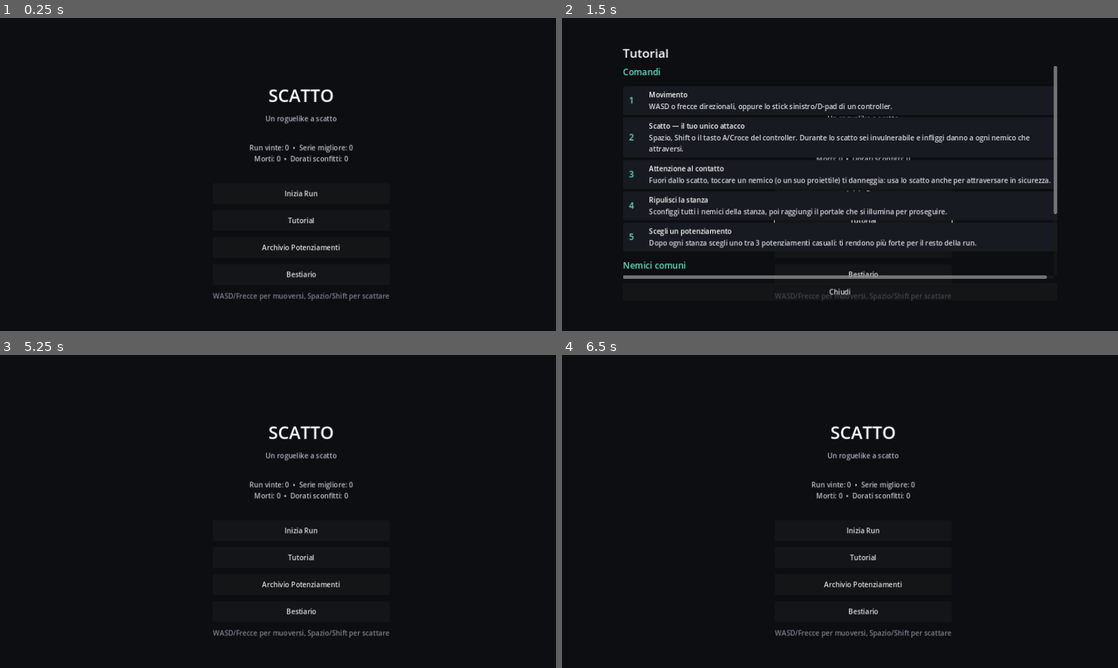
Above: before the commit, frames 1-4 (two rows, left to right).
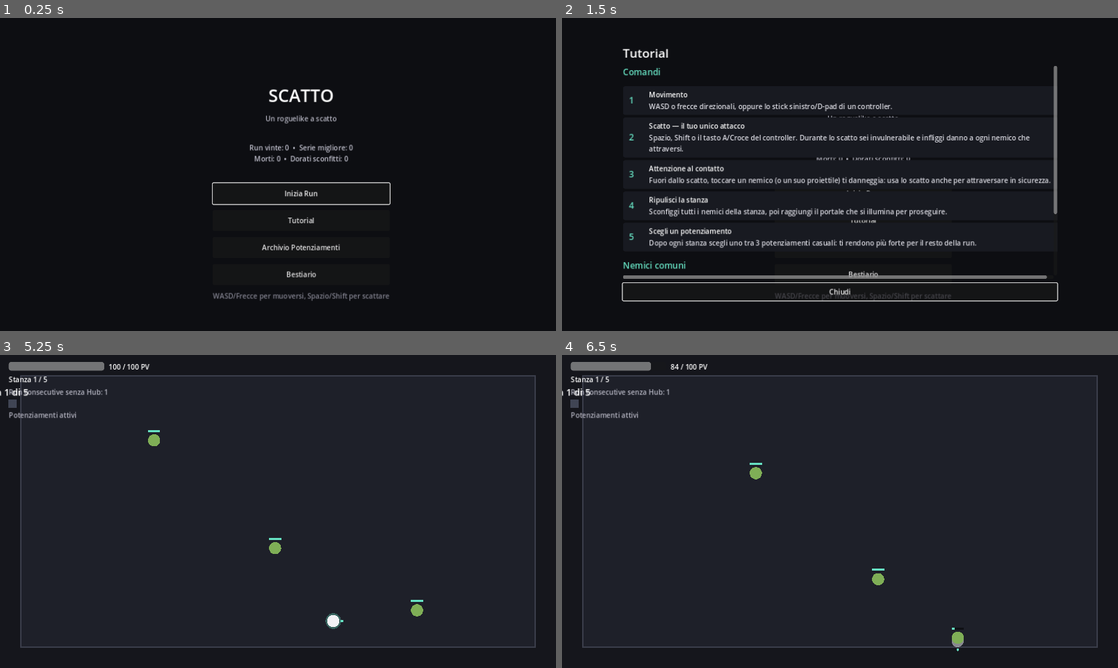
Above: after the commit, the same moments.

Repository: XandredKaze/Scatto
Game: Godot game, scene res://scenes/Main.tscn
Same seed, same stepped clock (60 frames per second), same inputs: the game is played once before the commit and once after it.
Inputs (mouse positions are in pixels of both pictures, inside the frame that each line leads up to):
- Up to frame 1 (0.25 s): no input
- Up to frame 2 (1.5 s): click "Tutorial" at 0.5 s; click "Archivio Potenziamenti" at 1.25 s
- Up to frame 3 (5.25 s): click "Bestiario" at 2 s; click "Inizia Run" at 2.75 s; click "Inizia Run" at 3.5 s; click "Chiudi" at 4.25 s; tap Enter (ui_accept) at 5 s; move the mouse to (400, 495) at 5.02 s; hold D (move_right) from 5.03 s (still down); tap Space (dash) at 5.1 s; click (400, 495) at 5.17 s
- Up to frame 4 (6.5 s): tap Enter (ui_accept) at 5.27, 5.3, 5.57, 5.85, 6.02, 6.32 s; move the mouse to (728, 527) at 5.77 s; release D (move_right) at 5.78 s; hold S (move_down) from 5.78 s (still down); tap Space (dash) at 6.05 s

The runs differ from the first frame. In frame 1, 0.3% of the frame differs, in the area x 38-71%, y 52-60%; in frame 2, 0.6%; in frame 3, 4.0%, in the area x 0-97%, y 2-94%; in frame 4, 3.8%.

Commit message:
Rende navigabili da controller i menu dell'Hub e la scelta potenziamenti
Le azioni predefinite di Godot per la navigazione nei menu (ui_up/down/
left/right) hanno già un binding joypad nativo; mancava solo il tasto
di conferma/annulla. InputSetup.gd ora aggiunge ui_accept -> tasto A e
ui_cancel -> tasto B del controller (idempotente, non tocca i binding
da tastiera già presenti).

Ogni schermata a pulsanti mette ora a fuoco un'opzione di default non
appena diventa visibile, cosí un controller ha sempre un punto di
partenza da cui navigare invece di restare senza nulla selezionato:
"Inizia Run" nell'Hub (ripristinato anche alla chiusura di Archivio/
Bestiario/Tutorial), il primo potenziamento nella scelta di fine
stanza (ricalcolato ad ogni apertura, dato che le carte cambiano),
"Continua" in fine run e "Torna all'Hub" in game over.

Approfittando della modifica, uniforma anche lo sfondo di
RunCompleteScreen e GameOverScreen (alpha 235->255) allo stesso fix
di opacità già applicato ad Archivio/Bestiario/Scelta potenziamento,
cosí il testo della schermata sottostante non trapela più da nessuna
overlay del gioco.

Aggiunge test di regressione in SmokeTest.gd per i binding joypad di
ui_accept/ui_cancel e per il focus iniziale nell'Hub e nella scelta
potenziamenti; irrobustisce inoltre due attese a conteggio di frame
fisso (già presenti) con un ciclo a condizione per eliminare una
flakiness intermittente osservata in headless sotto sandbox.

Diff:
--- a/scripts/core/InputSetup.gd
+++ b/scripts/core/InputSetup.gd
@@ -6,6 +6,12 @@
 # controller (stick sinistro/D-pad per il movimento, tasto A/Croce per
 # lo scatto) senza dover scrivere a mano il formato [input] del progetto.
 # Chiamata una sola volta all'avvio (Main._ready()).
+#
+# Le azioni predefinite di Godot per la navigazione nei menu (ui_up/down/
+# left/right) hanno già un binding joypad nativo (stick sinistro e D-pad);
+# manca solo il tasto di conferma/annulla, aggiunto qui a ui_accept/ui_cancel
+# cosí i pulsanti dell'Hub e della scelta dei potenziamenti sono navigabili
+# e selezionabili anche da controller.
 
 static func ensure_actions() -> void:
 	_ensure_move_axis("move_left", KEY_A, KEY_LEFT, JOY_AXIS_LEFT_X, -1.0, JOY_BUTTON_DPAD_LEFT)
@@ -13,6 +19,8 @@
 	_ensure_move_axis("move_up", KEY_W, KEY_UP, JOY_AXIS_LEFT_Y, -1.0, JOY_BUTTON_DPAD_UP)
 	_ensure_move_axis("move_down", KEY_S, KEY_DOWN, JOY_AXIS_LEFT_Y, 1.0, JOY_BUTTON_DPAD_DOWN)
 	_ensure_dash()
+	_ensure_joypad_button_on_action("ui_accept", JOY_BUTTON_A)
+	_ensure_joypad_button_on_action("ui_cancel", JOY_BUTTON_B)
 
 static func _ensure_move_axis(action: String, key1: Key, key2: Key, axis: JoyAxis, axis_value: float, dpad_button: JoyButton) -> void:
 	if InputMap.has_action(action):
@@ -52,3 +60,13 @@
 	var joy_btn := InputEventJoypadButton.new()
 	joy_btn.button_index = JOY_BUTTON_A
 	InputMap.action_add_event("dash", joy_btn)
+
+static func _ensure_joypad_button_on_action(action: String, button: JoyButton) -> void:
+	if not InputMap.has_action(action):
+		return
+	for event in InputMap.action_get_events(action):
+		if event is InputEventJoypadButton and event.button_index == button:
+			return
+	var joy_btn := InputEventJoypadButton.new()
+	joy_btn.button_index = button
+	InputMap.action_add_event(action, joy_btn)
--- a/scripts/screens/Run.gd
+++ b/scripts/screens/Run.gd
@@ -255,6 +255,7 @@
 	boss.queue_free()
 	run_complete_screen.show_summary(streak_run_index, was_special)
 	run_complete_screen.show()
+	run_complete_screen.continue_btn.grab_focus()
 
 func _on_room_exit() -> void:
 	# Disattiva subito il portale: restare fermi al suo interno non deve
@@ -262,8 +263,8 @@
 	room_cleared = false
 	arena_visual.set_exit_active(false)
 	var choices := _roll_powerup_choices(3)
+	powerup_choice_screen.show()
 	powerup_choice_screen.show_choices(choices, room_number)
-	powerup_choice_screen.show()
 
 func _roll_powerup_choices(count: int) -> Array:
 	var pool: Array = GameData.get_regular_powerup_pool().duplicate()
@@ -316,6 +317,7 @@
 	SaveManager.record_death()
 	game_over_screen.show_summary(room_number, streak_run_index)
 	game_over_screen.show()
+	game_over_screen.hub_btn.grab_focus()
 	streak_run_index = 0
 
 func _on_continue_pressed() -> void:
--- a/scripts/ui/ArchiveScreen.gd
+++ b/scripts/ui/ArchiveScreen.gd
@@ -8,6 +8,7 @@
 signal closed
 
 var list_box: VBoxContainer
+var close_btn: Button
 
 func _ready() -> void:
 	set_anchors_preset(Control.PRESET_FULL_RECT)
@@ -38,7 +39,7 @@
 	list_box.add_theme_constant_override("separation", 6)
 	scroll.add_child(list_box)
 
-	var close_btn := Button.new()
+	close_btn = Button.new()
 	close_btn.text = "Chiudi"
 	close_btn.custom_minimum_size = Vector2(140, 40)
 	close_btn.pressed.connect(func(): closed.emit())
--- a/scripts/ui/BestiaryScreen.gd
+++ b/scripts/ui/BestiaryScreen.gd
@@ -8,6 +8,7 @@
 signal closed
 
 var list_box: VBoxContainer
+var close_btn: Button
 
 func _ready() -> void:
 	set_anchors_preset(Control.PRESET_FULL_RECT)
@@ -38,7 +39,7 @@
 	list_box.add_theme_constant_override("separation", 6)
 	scroll.add_child(list_box)
 
-	var close_btn := Button.new()
+	close_btn = Button.new()
 	close_btn.text = "Chiudi"
 	close_btn.custom_minimum_size = Vector2(140, 40)
 	close_btn.pressed.connect(func(): closed.emit())
--- a/scripts/ui/GameOverScreen.gd
+++ b/scripts/ui/GameOverScreen.gd
@@ -4,11 +4,12 @@
 signal hub_pressed
 
 var summary_label: Label
+var hub_btn: Button
 
 func _ready() -> void:
 	set_anchors_preset(Control.PRESET_FULL_RECT)
 	var bg := ColorRect.new()
-	bg.color = Color8(10, 11, 15, 235)
+	bg.color = Color8(10, 11, 15, 255)
 	bg.set_anchors_preset(Control.PRESET_FULL_RECT)
 	add_child(bg)
 
@@ -32,7 +33,7 @@
 	summary_label.autowrap_mode = TextServer.AUTOWRAP_WORD
 	vbox.add_child(summary_label)
 
-	var hub_btn := Button.new()
+	hub_btn = Button.new()
 	hub_btn.text = "Torna all'Hub"
 	hub_btn.custom_minimum_size = Vector2(280, 44)
 	hub_btn.pressed.connect(func(): hub_pressed.emit())
--- a/scripts/ui/Hub.gd
+++ b/scripts/ui/Hub.gd
@@ -11,6 +11,7 @@
 var bestiary_panel: BestiaryScreen
 var tutorial_panel: TutorialScreen
 var stats_label: Label
+var start_btn: Button
 
 func _ready() -> void:
 	set_anchors_preset(Control.PRESET_FULL_RECT)
@@ -53,7 +54,7 @@
 
 	_add_spacer(vbox, 16)
 
-	var start_btn := Button.new()
+	start_btn = Button.new()
 	start_btn.text = "Inizia Run"
 	start_btn.custom_minimum_size = Vector2(260, 48)
 	start_btn.pressed.connect(func(): start_run_requested.emit())
@@ -85,6 +86,7 @@
 	vbox.add_child(hint)
 
 	_refresh_stats()
+	start_btn.grab_focus()
 
 func _refresh_stats() -> void:
 	var s: Dictionary = SaveManager.stats
@@ -100,22 +102,25 @@
 func _open_archive() -> void:
 	if archive_panel == null:
 		archive_panel = ArchiveScreen.new()
-		archive_panel.closed.connect(func(): archive_panel.hide())
+		archive_panel.closed.connect(func(): archive_panel.hide(); start_btn.grab_focus())
 		add_child(archive_panel)
 	archive_panel.refresh()
 	archive_panel.show()
+	archive_panel.close_btn.grab_focus()
 
 func _open_bestiary() -> void:
 	if bestiary_panel == null:
 		bestiary_panel = BestiaryScreen.new()
-		bestiary_panel.closed.connect(func(): bestiary_panel.hide())
+		bestiary_panel.closed.connect(func(): bestiary_panel.hide(); start_btn.grab_focus())
 		add_child(bestiary_panel)
 	bestiary_panel.refresh()
 	bestiary_panel.show()
+	bestiary_panel.close_btn.grab_focus()
 
 func _open_tutorial() -> void:
 	if tutorial_panel == null:
 		tutorial_panel = TutorialScreen.new()
-		tutorial_panel.closed.connect(func(): tutorial_panel.hide())
+		tutorial_panel.closed.connect(func(): tutorial_panel.hide(); start_btn.grab_focus())
 		add_child(tutorial_panel)
 	tutorial_panel.show()
+	tutorial_panel.close_btn.grab_focus()
--- a/scripts/ui/PowerupChoiceScreen.gd
+++ b/scripts/ui/PowerupChoiceScreen.gd
@@ -42,8 +42,16 @@
 	title_label.text = "Stanza %d ripulita! Scegli un potenziamento" % room_number
 	for c in cards_box.get_children():
 		c.queue_free()
+	var first_button: Button = null
 	for choice in choices:
-		cards_box.add_child(_build_card(choice))
+		var card := _build_card(choice)
+		cards_box.add_child(card)
+		if first_button == null:
+			first_button = card.get_meta("pick_button")
+	# Le carte cambiano ogni volta: senza un focus esplicito il pad
+	# non avrebbe nulla da cui partire per navigare tra le scelte.
+	if first_button != null:
+		first_button.grab_focus()
 
 func _build_card(entry: Dictionary) -> Control:
 	var panel := PanelContainer.new()
@@ -86,5 +94,6 @@
 	pick_btn.custom_minimum_size = Vector2(0, 36)
 	pick_btn.pressed.connect(func(): powerup_selected.emit(entry.id))
 	vbox.add_child(pick_btn)
+	panel.set_meta("pick_button", pick_btn)
 
 	return panel
--- a/scripts/ui/RunCompleteScreen.gd
+++ b/scripts/ui/RunCompleteScreen.gd
@@ -10,11 +10,12 @@
 signal hub_pressed
 
 var summary_label: Label
+var continue_btn: Button
 
 func _ready() -> void:
 	set_anchors_preset(Control.PRESET_FULL_RECT)
 	var bg := ColorRect.new()
-	bg.color = Color8(10, 11, 15, 235)
+	bg.color = Color8(10, 11, 15, 255)
 	bg.set_anchors_preset(Control.PRESET_FULL_RECT)
 	add_child(bg)
 
@@ -38,7 +39,7 @@
 	summary_label.autowrap_mode = TextServer.AUTOWRAP_WORD
 	vbox.add_child(summary_label)
 
-	var continue_btn := Button.new()
+	continue_btn = Button.new()
 	continue_btn.text = "Continua senza tornare all'Hub"
 	continue_btn.custom_minimum_size = Vector2(320, 44)
 	continue_btn.pressed.connect(func(): continue_pressed.emit())
--- a/scripts/ui/TutorialScreen.gd
+++ b/scripts/ui/TutorialScreen.gd
@@ -7,6 +7,8 @@
 # giocatore durante la run.
 
 signal closed
+
+var close_btn: Button
 
 func _ready() -> void:
 	set_anchors_preset(Control.PRESET_FULL_RECT)
@@ -49,7 +51,7 @@
 	for key in GameData.ENEMY_TYPES.keys():
 		enemies_box.add_child(_build_enemy_row(GameData.ENEMY_TYPES[key]))
 
-	var close_btn := Button.new()
+	close_btn = Button.new()
 	close_btn.text = "Chiudi"
 	close_btn.custom_minimum_size = Vector2(140, 40)
 	close_btn.pressed.connect(func(): closed.emit())
--- a/tests/SmokeTest.gd
+++ b/tests/SmokeTest.gd
@@ -15,6 +15,7 @@
 	print("=== SCATTO SMOKE TEST ===")
 
 	await _test_gamepad_input()
+	await _test_controller_menu_navigation()
 	await _test_real_dash_collision()
 	await _test_boss_attack_patterns()
 	await _test_tutorial_screen_has_no_spoilers()
@@ -44,8 +45,12 @@
 	# 5 scelte di fine stanza + 1 bottino garantito dal nemico dorato forzato.
 	_assert(run.player.active_powerups.size() == 6, "attesi 6 potenziamenti raccolti, trovati %d" % run.player.active_powerups.size())
 	# La HUD aggiorna il vassoio in _process(): servono alcuni frame reali
-	# (non chiamate sincrone) perché il motore lo esegua davvero.
-	for i in range(4):
+	# (non chiamate sincrone) perché il motore lo esegua davvero. Si
+	# attende con un margine generoso per non essere fragili a
+	# variazioni di timing in headless.
+	for i in range(20):
+		if run.hud.powerup_tray.get_child_count() == 2:
+			break
 		await get_tree().process_frame
 	_assert(run.hud.powerup_tray.get_child_count() == 2, "attese 2 icone distinte in HUD (bottino dorato + potenziamento ripetuto), trovate %d" % run.hud.powerup_tray.get_child_count())
 	print("Potenziamenti attivi mostrati in HUD: ", run.hud.powerup_tray.get_child_count())
@@ -181,6 +186,47 @@
 			return found
 	return null
 
+func _test_controller_menu_navigation() -> void:
+	print("--- Test navigazione menu da controller (Hub + scelta potenziamenti) ---")
+
+	# La traduzione "pulsante a fuoco + ui_accept -> click" è gestita
+	# internamente da BaseButton (Godot stesso, non codice di questo
+	# progetto) e in headless la pipeline GUI di eventi sintetici non è
+	# affidabile da simulare end-to-end; qui verifichiamo quindi le due
+	# cose che dipendono dal nostro codice: che i binding joypad per
+	# conferma/annulla esistano e che il focus iniziale sia impostato
+	# correttamente su ciascun menu, cosí che un pad abbia sempre da
+	# dove partire per navigare.
+	_assert(_action_has_joypad_button("ui_accept", JOY_BUTTON_A), "ui_accept non ha un binding per il tasto A del controller")
+	_assert(_action_has_joypad_button("ui_cancel", JOY_BUTTON_B), "ui_cancel non ha un binding per il tasto B del controller")
+
+	var hub := Hub.new()
+	add_child(hub)
+	await get_tree().process_frame
+	_assert(hub.start_btn.has_focus(), "'Inizia Run' non ha il focus iniziale nell'Hub")
+	hub.queue_free()
+	await get_tree().process_frame
+
+	var choice_screen := PowerupChoiceScreen.new()
+	add_child(choice_screen)
+	choice_screen.show()
+	var choices: Array = GameData.get_regular_powerup_pool().slice(0, 3)
+	choice_screen.show_choices(choices, 1)
+	await get_tree().process_frame
+
+	var first_card_button: Button = choice_screen.cards_box.get_child(0).get_meta("pick_button")
+	_assert(first_card_button.has_focus(), "il primo potenziamento non ha il focus dopo show_choices()")
+
+	print("Navigazione menu da controller: OK (binding e focus iniziale verificati)")
+	choice_screen.queue_free()
+	await get_tree().process_frame
+
+func _action_has_joypad_button(action: String, button: JoyButton) -> bool:
+	for event in InputMap.action_get_events(action):
+		if event is InputEventJoypadButton and event.button_index == button:
+			return true
+	return false
+
 func _test_gamepad_input() -> void:
 	print("--- Test input da controller (eventi joypad simulati) ---")
 	_assert(InputMap.has_action("move_right"), "l'azione move_right non è stata registrata")
@@ -215,10 +261,13 @@
 	btn.pressed = true
 	Input.parse_input_event(btn)
 	# parse_input_event accoda l'evento al prossimo ciclo di input del
-	# motore: servono due frame reali prima che Player lo veda come
-	# "appena premuto" nel proprio _physics_process.
-	await get_tree().physics_frame
-	await get_tree().physics_frame
+	# motore: servono un paio di frame reali prima che Player lo veda
+	# come "appena premuto" nel proprio _physics_process. Si attende con
+	# un margine generoso per non essere fragili a variazioni di timing.
+	for i in range(10):
+		if p.is_dashing:
+			break
+		await get_tree().physics_frame
 	_assert(p.is_dashing, "il tasto A del controller non ha attivato lo scatto")
 	print("Input da controller (stick + tasto A): OK")
 
Not shown, changed: README.md
